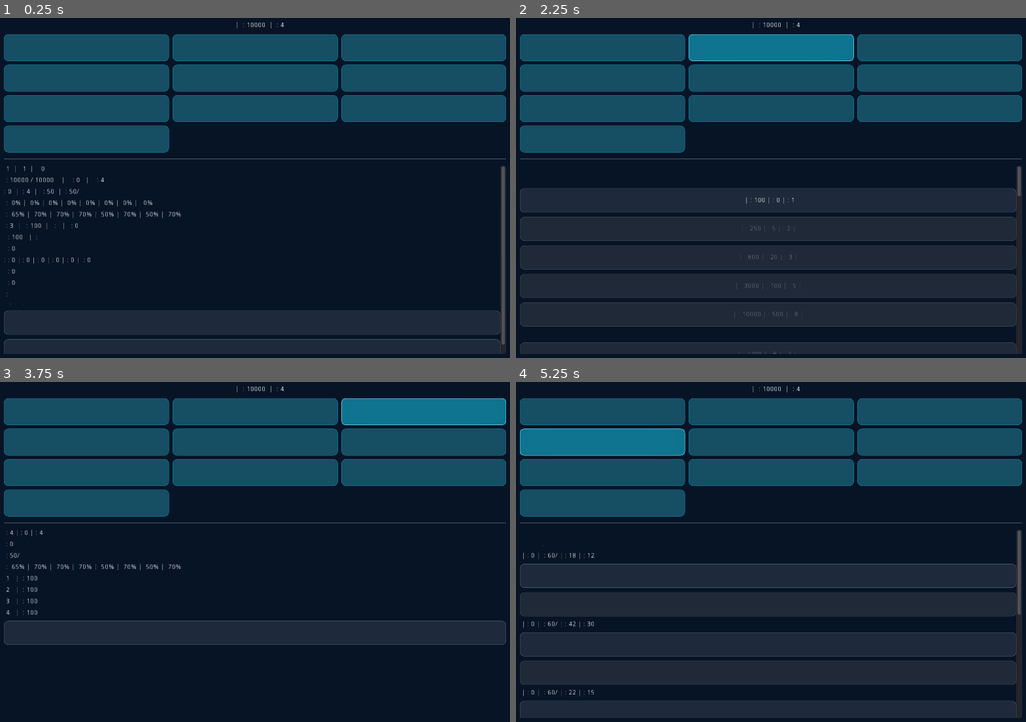
Above: before the commit, frames 1-4 (two rows, left to right).
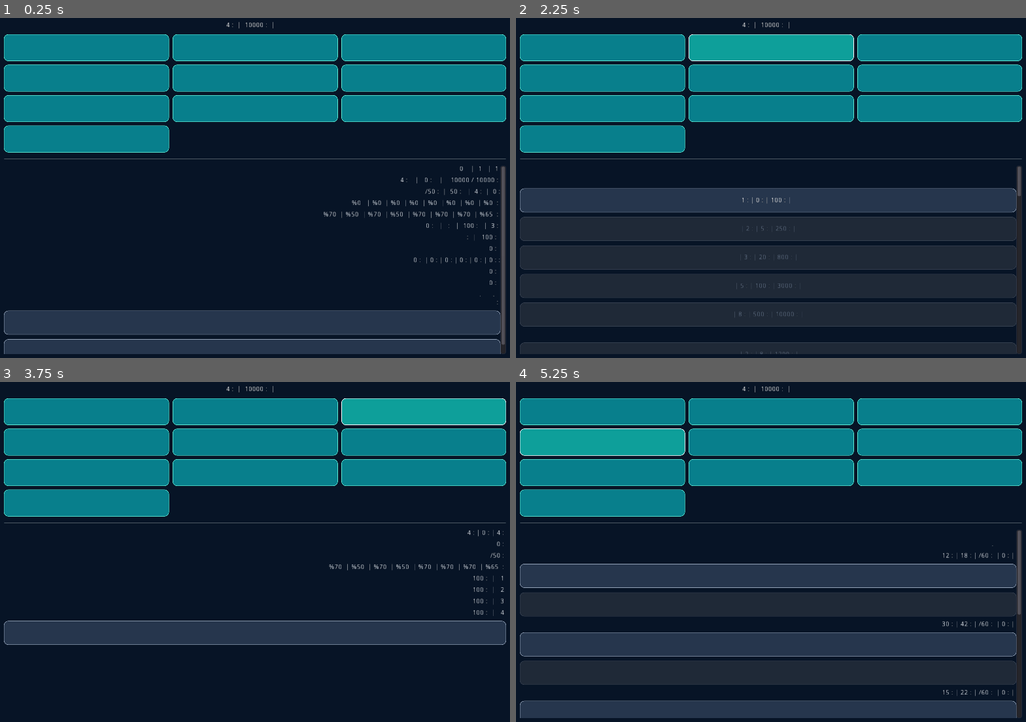
Above: after the commit, the same moments.

Repository: zekainstabot/mini-zeka-city
Game: Godot game, scene res://Main.tscn
The game is run twice, just before and just after one commit, with the same random seed, the same clock (stepped at 60 frames per second) and the same inputs.
Inputs (mouse positions are in pixels of both pictures, inside the frame that each line leads up to):
- Up to frame 1 (0.25 s): no input
- Up to frame 2 (2.25 s): click (602, 48) at 0.5 s, where only the run before the commit has a clickable "شهر من"; click (602, 48) at 1.25 s, where only the run after the commit has a clickable "ﻦﻣ ﺮﻬﺷ"; click (771, 48) at 2 s, where only the run before the commit has a clickable "ساختمان‌ها"
- Up to frame 3 (3.75 s): click (255, 412) at 2.75 s, where only the run after the commit has a clickable "ﺎﻫ‌ﻥﺎﻤﺘﺧﺎﺳ"; click (423, 412) at 3.5 s, where only the run before the commit has a clickable "شهروندان"
- Up to frame 4 (5.25 s): click (939, 412) at 4.25 s, where only the run after the commit has a clickable "ﻥﺍﺪﻧﻭﺮﻬﺷ"; click (602, 443) at 5 s, where only the run before the commit has a clickable "بازار"

The runs differ from the first frame. In frame 1, 28% of the frame differs, in the area x 0-100%, y 1-99%; in frame 2, 26%; in frame 3, 27%; in frame 4, 27%.

Commit message:
Fix Persian UI shaping and high-contrast button styling

Diff:
--- a/scripts/Main.gd
+++ b/scripts/Main.gd
@@ -1,6 +1,7 @@
 extends Control
 
 const EngineScript = preload("res://scripts/GameEngine.gd")
+const PersianText = preload("res://scripts/PersianText.gd")
 var game = null
 var current_page = "home"
 var message_label = null
@@ -48,7 +49,7 @@
 	root.add_child(nav)
 	for item in [{"t":"شهر من","p":"home"},{"t":"ساختمان‌ها","p":"buildings"},{"t":"شهروندان","p":"citizens"},{"t":"بازار" …(220 unchanged characters)…
 		var b = Button.new()
-		b.text = item.t
+		b.text = PersianText.reshaper(item.t)
 		b.rect_min_size = Vector2(0, 56)
 		b.size_flags_horizontal = Control.SIZE_EXPAND_FILL
 		_style_button(b, true)
@@ -85,11 +86,13 @@
 	var normal_color = Color("#164e63") if navigation else Color("#1e293b")
 	var hover_color = Color("#0e7490") if navigation else Color("#334155")
 	var pressed_color = Color("#155e75") if navigation else Color("#0f172a")
-	button.add_stylebox_override("normal", _button_style(normal_color, Color("#0e7490") if navigation else Color("#475569")))
-	button.add_stylebox_override("hover", _button_style(hover_color, Color("#67e8f9")))
+	button.add_stylebox_override("normal", _button_style(Color("#087f8c") if navigation else Color("#26364d"), Color("#5eead4") if navigation else Color("#94a3b8")))
+	button.add_stylebox_override("hover", _button_style(Color("#0e9f9a") if navigation else Color("#3b526f"), Color("#ccfbf1")))
+	button.add_stylebox_override("focus", _button_style(Color("#0e9f9a") if navigation else Color("#3b526f"), Color("#ffffff")))
 	button.add_stylebox_override("pressed", _button_style(pressed_color, Color("#22d3ee")))
 	button.add_stylebox_override("disabled", _button_style(Color("#1f2937"), Color("#374151")))
-	button.add_color_override("font_color", Color("#f8fafc"))
+	button.add_color_override("font_color", Color("#ffffff"))
+	button.add_color_override("font_color_focus", Color("#ffffff"))
 	button.add_color_override("font_color_hover", Color("#ffffff"))
 	button.add_color_override("font_color_pressed", Color("#ecfeff"))
 	button.add_color_override("font_color_disabled", Color("#64748b"))
@@ -100,15 +103,16 @@
 
 func _add_label(text, size=18):
 	var label = Label.new()
-	label.text = text
-	label.autowrap = true
+	label.text = PersianText.reshaper(text)
+	label.align = Label.ALIGN_RIGHT
+	label.autowrap = false
 	label.add_color_override("font_color", Color("#e2e8f0"))
 	content.add_child(label)
 	return label
 
 func _add_button(text, target, callback, args=[]):
 	var button = Button.new()
-	button.text = text
+	button.text = PersianText.reshaper(text)
 	button.rect_min_size = Vector2(0, 50)
 	button.size_flags_horizontal = Control.SIZE_EXPAND_FILL
 	_style_button(button, false)
@@ -117,7 +121,7 @@
 	return button
 
 func _show_message(text):
-	message_label.text = text
+	message_label.text = PersianText.reshaper(text)
 
 func show_page(page):
 	current_page = page
@@ -311,7 +315,7 @@
 					_add_button("🎁 دریافت پاداش: "+str(definition.reward), self, "claim_mission", [mission_index])
 		_:
 			_add_label("بخش پیدا نشد.")
-	header_label.text = "🏙️ مینی زکا سیتی  |  خزانه: %d  |  جمعیت: %d" % [s.money,s.population]
+	header_label.text = PersianText.reshaper("🏙️ مینی زکا سیتی  |  خزانه: %d  |  جمعیت: %d" % [s.money,s.population])
 
 func _service_summary():
 	var parts = []
